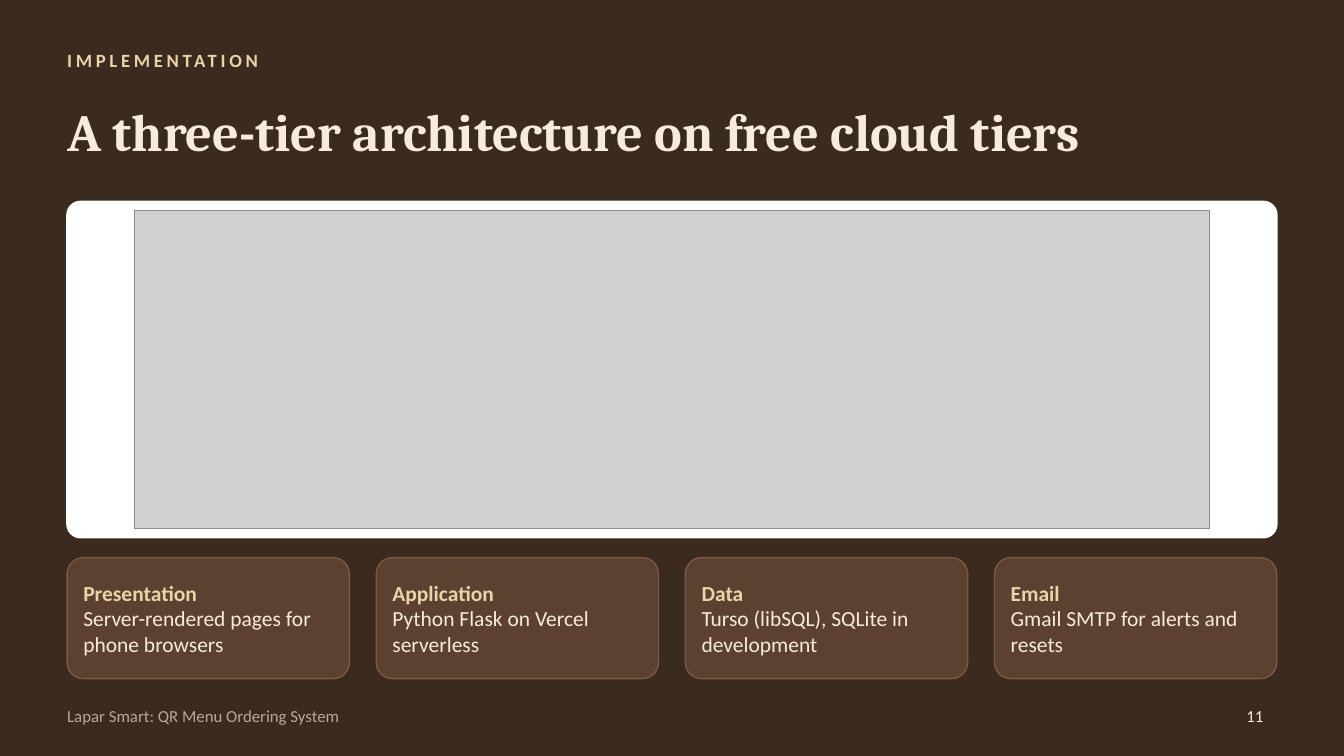
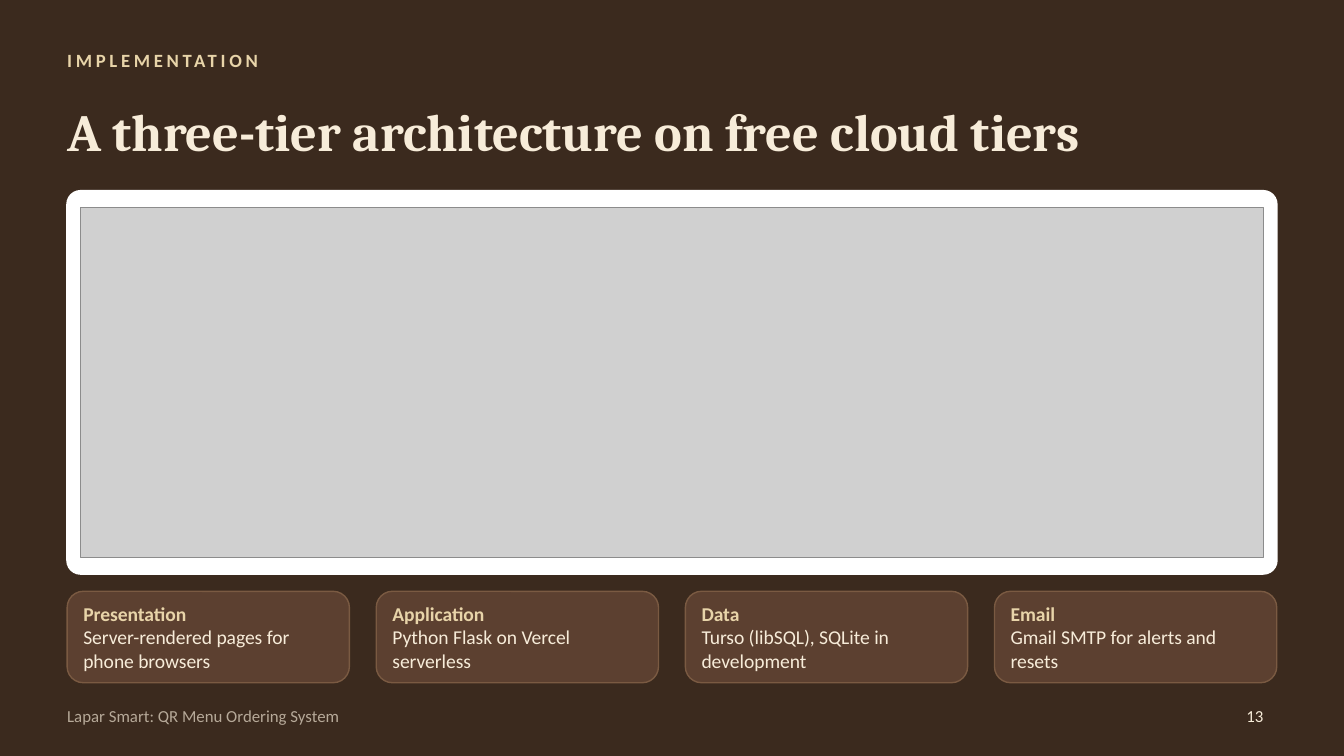
Before and after one commit to ras22hid/lapar-smart, a slide deck: slide 13 of app/static/presentation/LaparSmart_Presentation.pptx (slide 11 before the commit). Drawn at 1344x756 pixels with LibreOffice and Linux fonts; fonts in the diff are those of the drawing; grey boxes stand for pictures. Boxes give left, top, right and bottom in pixels: in the first picture for what was removed or moved away, otherwise in the second. Text is boxed around its words. In the diff, an @@ line names an element or a change of style, - is before the commit and + after.

```diff
--- a/app/static/presentation/LaparSmart_Presentation.pptx
+++ b/app/static/presentation/LaparSmart_Presentation.pptx
@@ rounded rectangle: place and size @@
-rounded rectangle at <box>67,202,1277,538</box>
+rounded rectangle at <box>67,191,1277,574</box>
@@ picture: place and size @@
-picture at <box>134,211,1210,530</box>
+picture at <box>81,207,1263,556</box>
@@ rounded rectangle: place and size @@
-rounded rectangle at <box>67,558,349,679</box>
+rounded rectangle at <box>67,591,349,683</box>
@@ text "Presentation": place and size @@
-text "Presentation" at <box>83,586,311,656</box>
+text "Presentation" at <box>83,607,290,671</box>
@@ rounded rectangle: place and size @@
-rounded rectangle at <box>376,558,659,679</box>
+rounded rectangle at <box>376,591,659,683</box>
@@ text "Application": place and size @@
-text "Application" at <box>392,586,589,652</box>
+text "Application" at <box>392,607,571,668</box>
@@ rounded rectangle: place and size @@
-rounded rectangle at <box>685,558,968,679</box>
+rounded rectangle at <box>685,591,968,683</box>
@@ text "Data": place and size @@
-text "Data" at <box>702,587,908,656</box>
+text "Data" at <box>702,608,889,671</box>
@@ proportions changed in 5 elements at <box>67,191,1277,574</box>, <box>67,591,349,683</box>, <box>376,591,659,683</box>, <box>685,591,968,683</box>, <box>995,591,1277,683</box> @@
@@ rounded rectangle: place and size @@
-rounded rectangle at <box>995,558,1277,679</box>
+rounded rectangle at <box>995,591,1277,683</box>
@@ size 11.5 to 10.5 pt in 4 elements at <box>83,607,290,671</box>, <box>392,607,571,668</box>, <box>702,608,889,671</box>, <box>1011,607,1216,668</box> @@
@@ text "Email": place and size @@
-text "Email" at <box>1011,586,1238,652</box>
+text "Email" at <box>1011,607,1216,668</box>
@@ page number at <box>1246,711,1263,722</box>: text changed @@
-11
+13
```
Also in this commit, not shown: 3 other slides changed, 3 slides added, 1 slide removed, 3 other files.
